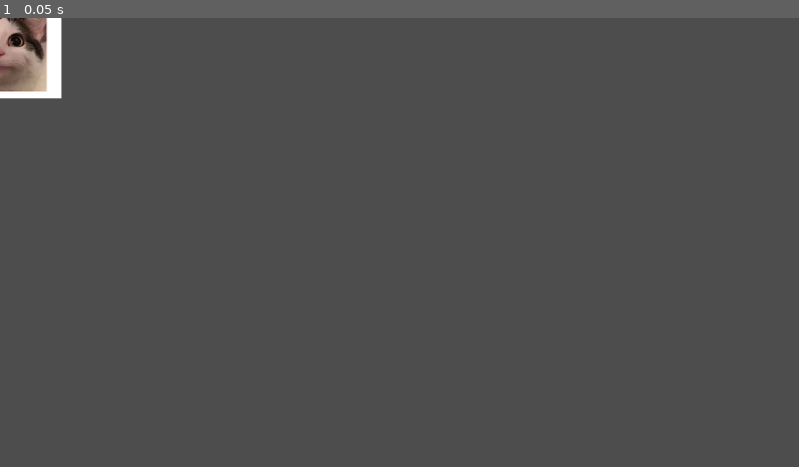
Above: before the commit, frame 1.
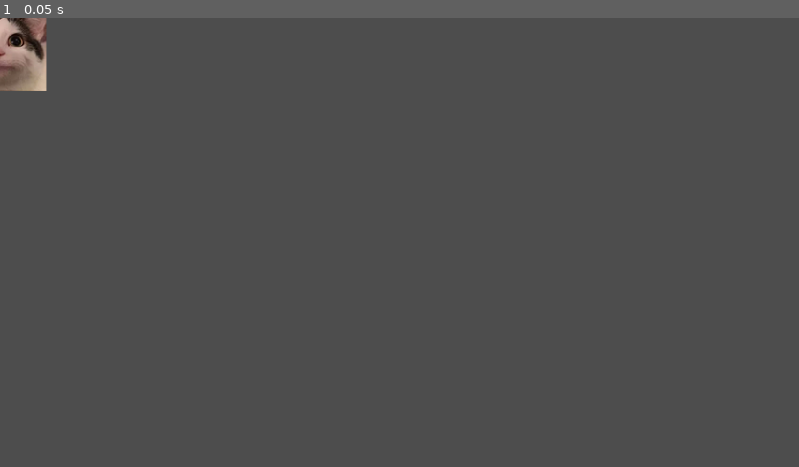
Above: after the commit, the same moment.

Repository: auspiciousArtifice/catastrophic-saloon
Game: Godot game, scene res://patron.tscn
Same seed, same stepped clock (60 frames per second), same inputs: the game is played once before the commit and once after it. This scene is started directly instead of the project's main scene.
Inputs:
- Up to frame 1 (0.05 s): no input

The runs differ from the first frame. In frame 1, 0.5% of the frame differs, in the area x 0-8%, y 0-19%.

Commit message:
randomized patron's sprites

Diff:
--- a/patron.tscn
+++ b/patron.tscn
@@ -1,7 +1,6 @@
-[gd_scene load_steps=4 format=3 uid="uid://s0iixambxxyb"]
+[gd_scene load_steps=3 format=3 uid="uid://s0iixambxxyb"]
 
 [ext_resource type="Script" path="res://scripts/patron.gd" id="1_n472o"]
-[ext_resource type="Texture2D" uid="uid://bvcqsq5iw6lyh" path="res://image.png" id="2_5bcqs"]
 
 [sub_resource type="RectangleShape2D" id="RectangleShape2D_xd018"]
 
@@ -17,6 +16,5 @@
 
 [node name="Sprite2D" type="Sprite2D" parent="Area2D"]
 scale = Vector2(2.25, 2.25)
-texture = ExtResource("2_5bcqs")
 
 [connection signal="input_event" from="Area2D" to="." method="_on_area_2d_input_event"]
--- a/scripts/patron.gd
+++ b/scripts/patron.gd
@@ -3,10 +3,17 @@
 signal despawn(n)
 var id
 
+var p_img1 = preload("res://assets/image.png")
+var p_img2 = preload("res://assets/crying_patron.png")
+
 # Called when the node enters the scene tree for the first time.
 func _ready():
 	id = -1
-	pass # Replace with function body.
+	var tex_sel = randi_range(0,1)
+	if(tex_sel == 0):
+		$Area2D/Sprite2D.texture = p_img1
+	else:
+		$Area2D/Sprite2D.texture = p_img2
 
 
 # Called every frame. 'delta' is the elapsed time since the previous frame.
Binary file changed: assets/crying_patron.png
Not shown, added: assets/crying_patron.png.import
Binary file changed: assets/image.png
Not shown, added: assets/image.png.import
